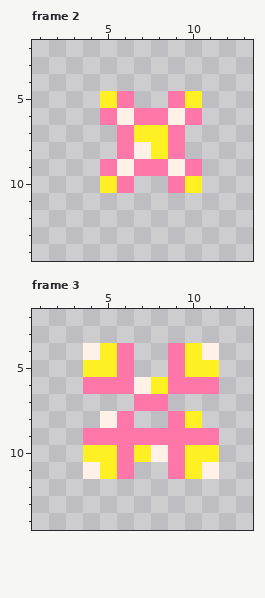
Pixel-art file -- WIP/FX_Hit01.ase. Above: the version before the commit.
16x16 pixels, 4 frames. Shown: frame 2: x 1..13, y 2..14; frame 3: x 1..13, y 2..14. The commit also changed other frames, which this record leaves out.
Now the later version:
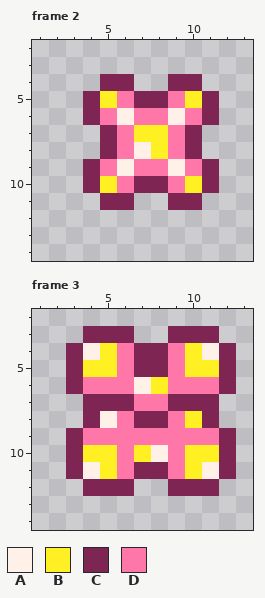
Palette (. is transparent): A #fff1e8  B #fff024  C #7e2553  D #ff77a8
Edits made:
Changed rows in their new state; - is an unchanged pixel.
Frame 2:
first column x 4:
 4 -CC--CC-
 5 C--CC--C
 6 C------C
 7 -C----C-
 8 -C----C-
 9 C------C
10 C--CC--C
11 -CC--CC-
Frame 3:
first column x 3:
 3 -CCC--CCC-
 4 C---CC---C
 5 C---CC---C
 6 C--------C
 7 -CCC--CCC-
 8 -C--CC--C-
 9 C--------C
10 C--------C
11 C---CC---C
12 -CCC--CCC-
Pixel boxes of the changes (left, top, right, bottom) in both pictures:
added: (83, 74, 219, 210)
added: (66, 326, 236, 496)
